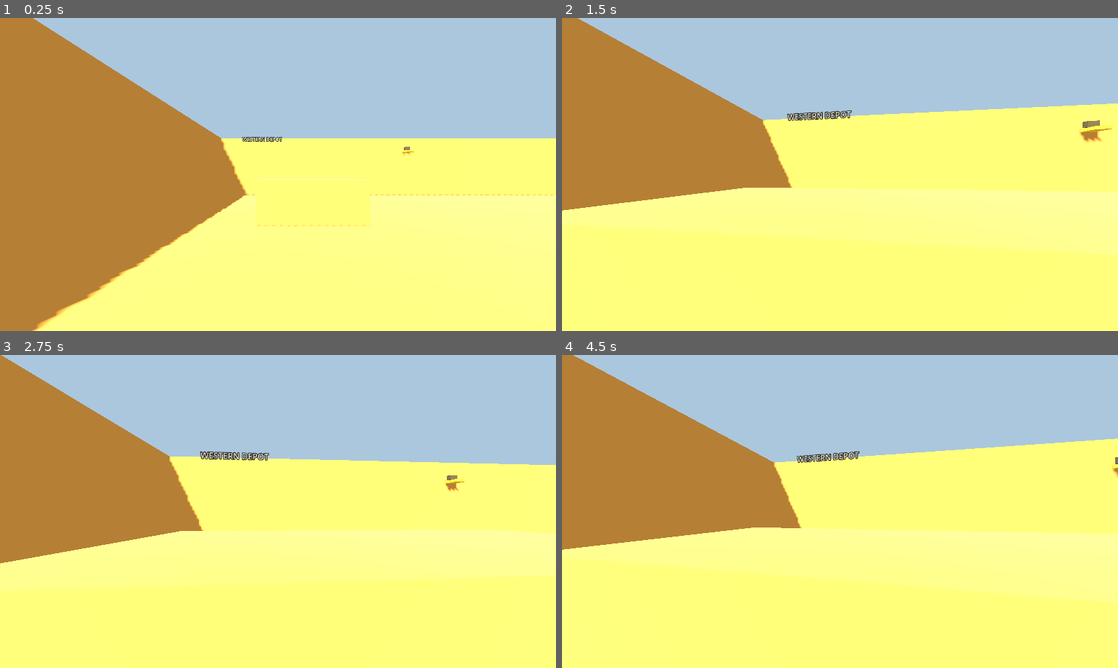
Above: before the commit, frames 1-4 (two rows, left to right).
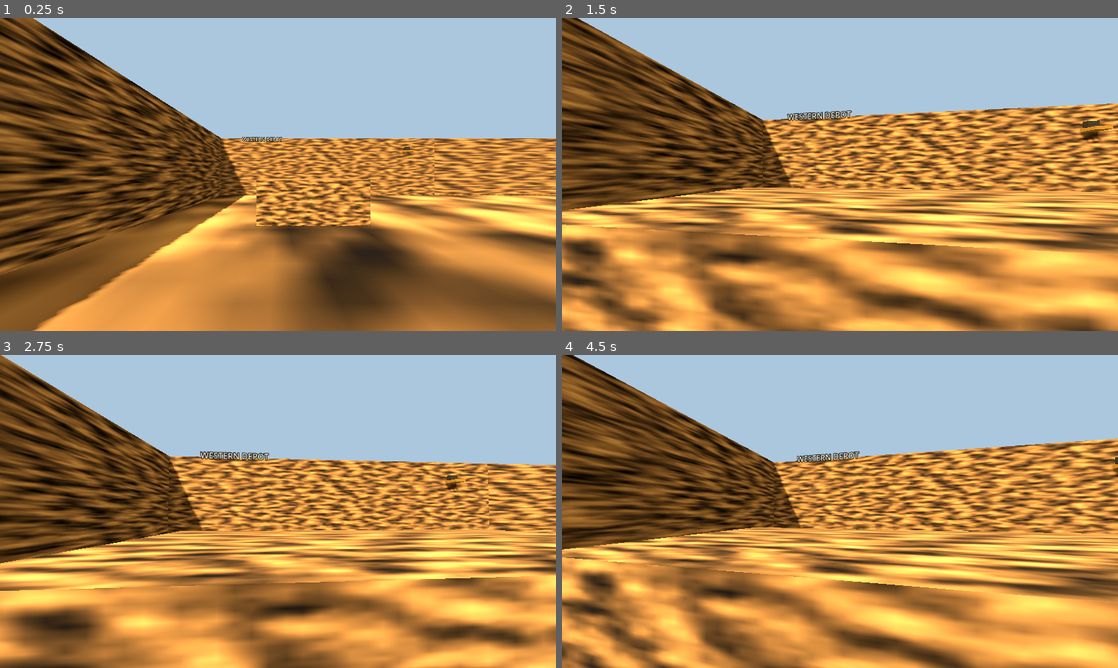
Above: after the commit, the same moments.

Repository: zamuuk13-sketch/MY-GAMES
Game: Godot game, scene res://Main.tscn
Same seed, same stepped clock (60 frames per second), same inputs: the game is played once before the commit and once after it.
Inputs (mouse positions are in pixels of both pictures, inside the frame that each line leads up to):
- Up to frame 1 (0.25 s): no input
- Up to frame 2 (1.5 s): tap Enter at 0.5 s; move the mouse to (867, 174) at 0.52 s; hold W (move_forward) from 0.53 s (still down); tap Space (jump) at 0.77 s; move the mouse to (812, 174) at 1.27 s
- Up to frame 3 (2.75 s): keep holding W (move_forward); tap Space (jump) at 1.52 s; move the mouse to (289, 505) at 2.02 s
- Up to frame 4 (4.5 s): keep holding W (move_forward); tap Space (jump) at 2.75, 3.02, 3.77 s; move the mouse to (834, 517) at 2.77 s; move the mouse to (878, 514) at 3.52 s; move the mouse to (795, 508) at 4.27 s

The runs differ from the first frame. In frame 1, 70% of the frame differs, in the area x 0-100%, y 0-100%; in frame 2, 75%; in frame 3, 71%; in frame 4, 74%.

Commit message:
Add procedural surface textures and align bombsite paint

Diff:
--- a/cs-1816/MapDetails.gd
+++ b/cs-1816/MapDetails.gd
@@ -38,6 +38,16 @@
 	mat.roughness = roughness
 	mat.metallic = metallic
 	mat.uv1_scale = Vector3(2.0, 2.0, 2.0)
+	var noise := FastNoiseLite.new()
+	noise.noise_type = FastNoiseLite.TYPE_SIMPLEX
+	noise.frequency = 0.08
+	noise.fractal_octaves = 3
+	var texture := NoiseTexture2D.new()
+	texture.width = 128
+	texture.height = 128
+	texture.seamless = true
+	texture.noise = noise
+	mat.albedo_texture = texture
 	return mat
 
 func _style_existing_geometry() -> void:
@@ -73,8 +83,8 @@
 
 func _add_sites() -> void:
 	# Painted floor borders and center symbols; these are visual markings, not bomb logic yet.
-	_site_paint("A", Vector3(27, 0.015, -7), paint_a_mat)
-	_site_paint("B", Vector3(27, 0.015, 7), paint_b_mat)
+	_site_paint("A", Vector3(27, 0.27, -7), paint_a_mat)
+	_site_paint("B", Vector3(27, 0.27, 7), paint_b_mat)
 	_label("A  /  PLANT ZONE", Vector3(27, 0.42, -7), 22, Color("#f2c85f"))
 	_label("B  /  PLANT ZONE", Vector3(27, 0.42, 7), 22, Color("#f4eee0"))
 	# Industrial crates, with visible bands.
